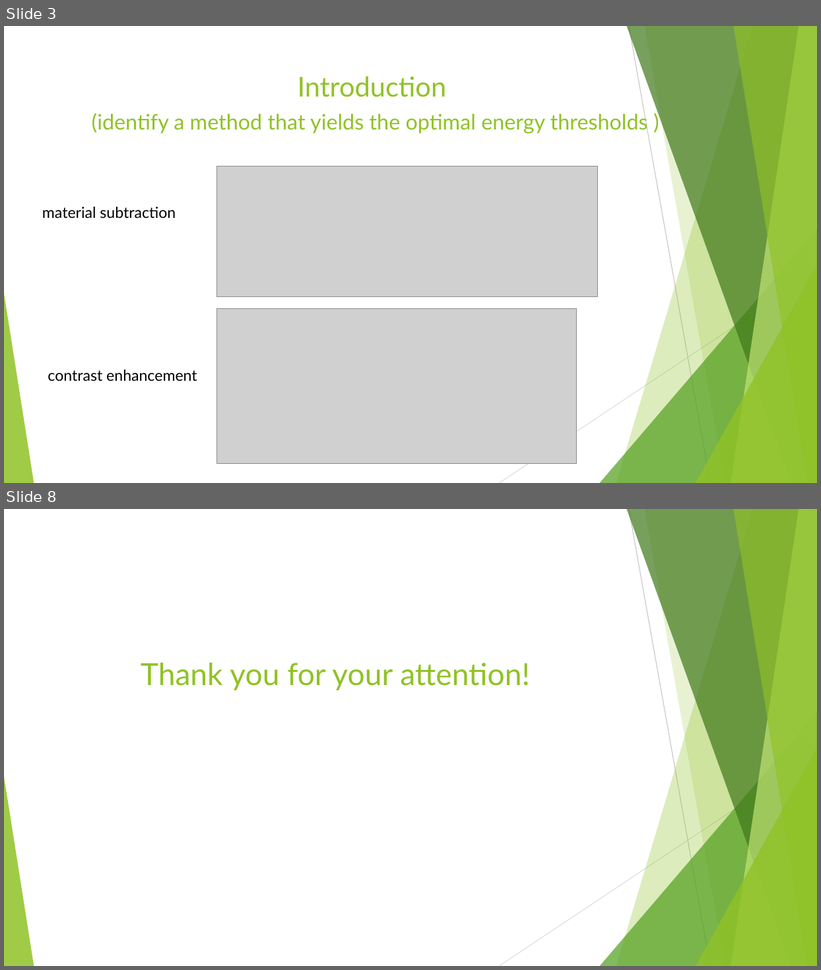
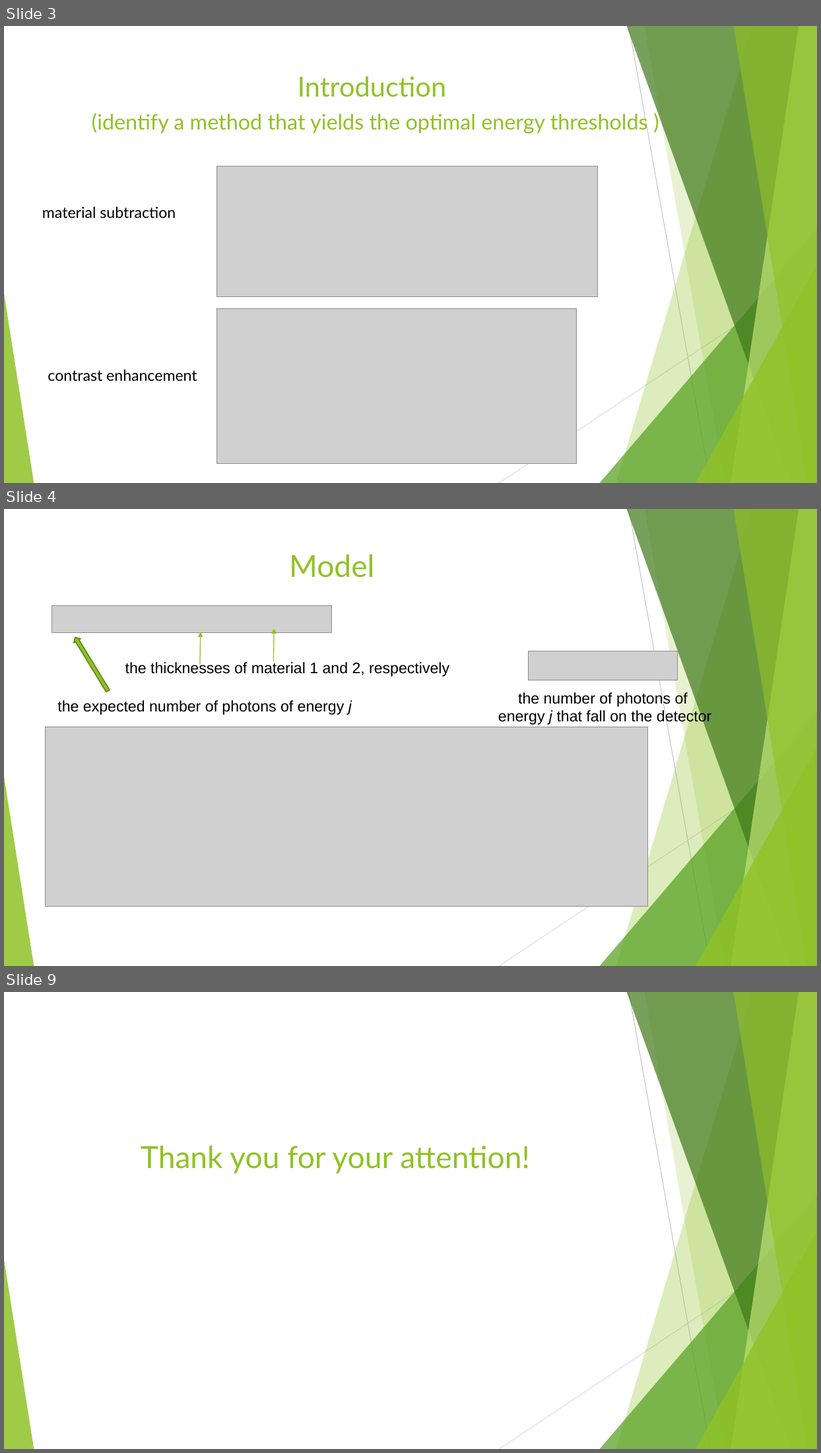
Before and after one commit to Vlad-ole/Presentations, a slide deck: Referencing/Referencing.pptx. Shown one above the other, each under a label of ours: slides 3 and 8 before the commit, slides 3, 4 and 9 after it; the slides between them are not shown. The pictures are 821x970 and 821x1453 pixels, drawn with LibreOffice and Linux fonts; fonts in the diff are those of the drawing; grey boxes stand for pictures. Boxes give left, top, right and bottom in pixels: in the first picture for what was removed or moved away, otherwise in the second. Text is boxed around its words. In the diff, an @@ line names an element or a change of style, - is before the commit and + after.

```diff
--- a/Referencing/Referencing.pptx
+++ b/Referencing/Referencing.pptx
@@ slide 4 added at [4,509,817,966], background #FFFFFF; not listed: 10 template elements that a slide beside it also shows @@
@@ title added at [289,555,375,578], 36 pt, text #90C226 @@
+Model
@@ picture added at [52,605,331,633] @@
@@ up arrow added at [72,635,112,693], fill #90C226, outline #6B901C 1.5 pt @@
@@ arrow added from (200, 665) to (201, 632), #90C226 1 pt @@
@@ arrow added from (274, 661) to (274, 628), #90C226 1 pt @@
@@ text added at [125,661,450,677], 18 pt, text #000000 @@
+the thicknesses of material 1 and 2, respectively
@@ picture added at [529,652,677,681] @@
@@ text added at [57,700,352,715], 18 pt, text #000000 @@
+the expected number of photons of energy j
@@ text added at [498,691,712,725], 18 pt, text #000000 @@
+the number of photons of
+energy j that fall on the detector
@@ picture added at [46,727,649,907] @@
@@ what was slide 8 is now slide 9 @@
```
Also in this commit, not shown: 2 slides changed, 4 other slides added, 4 slides removed, 16 other files.
